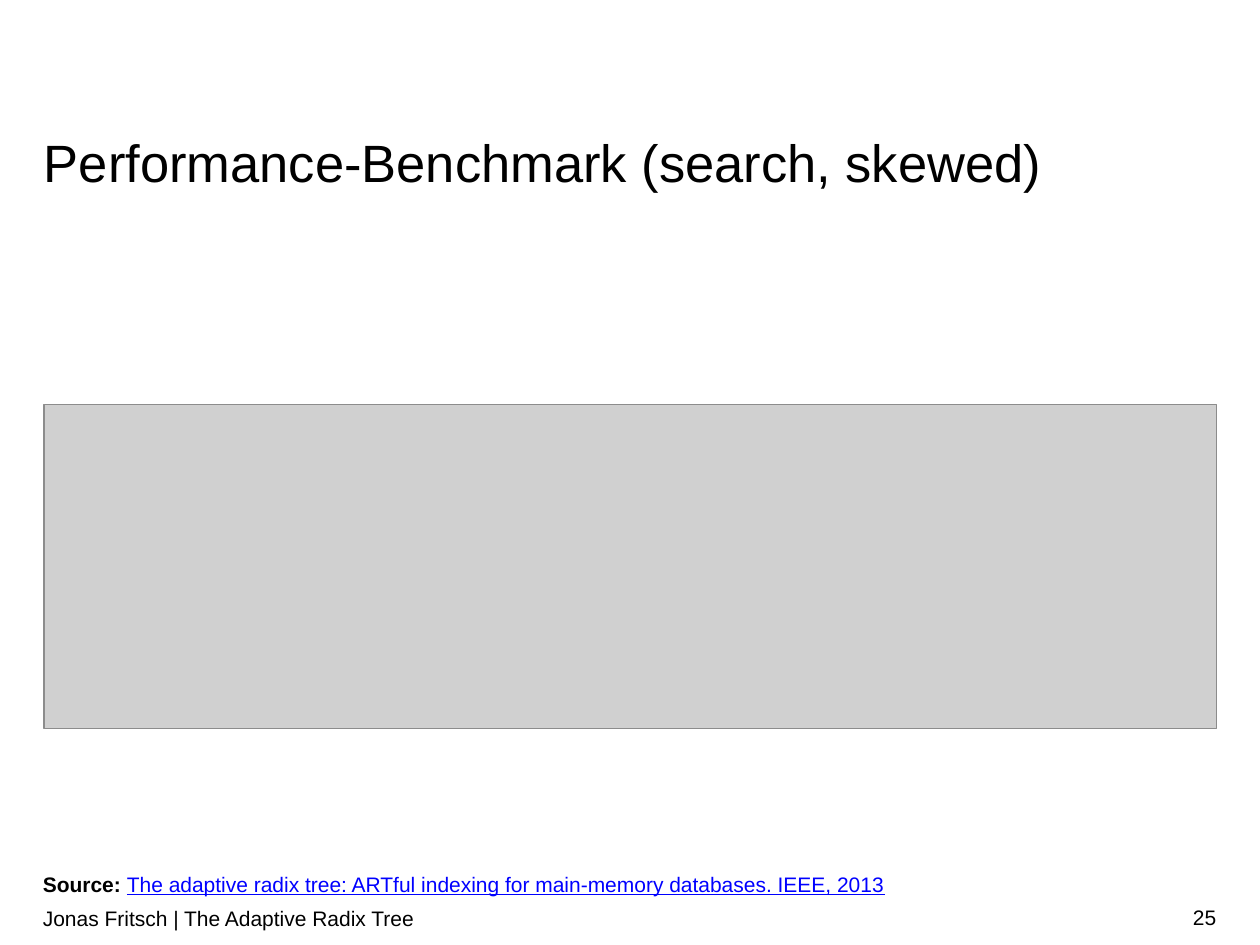
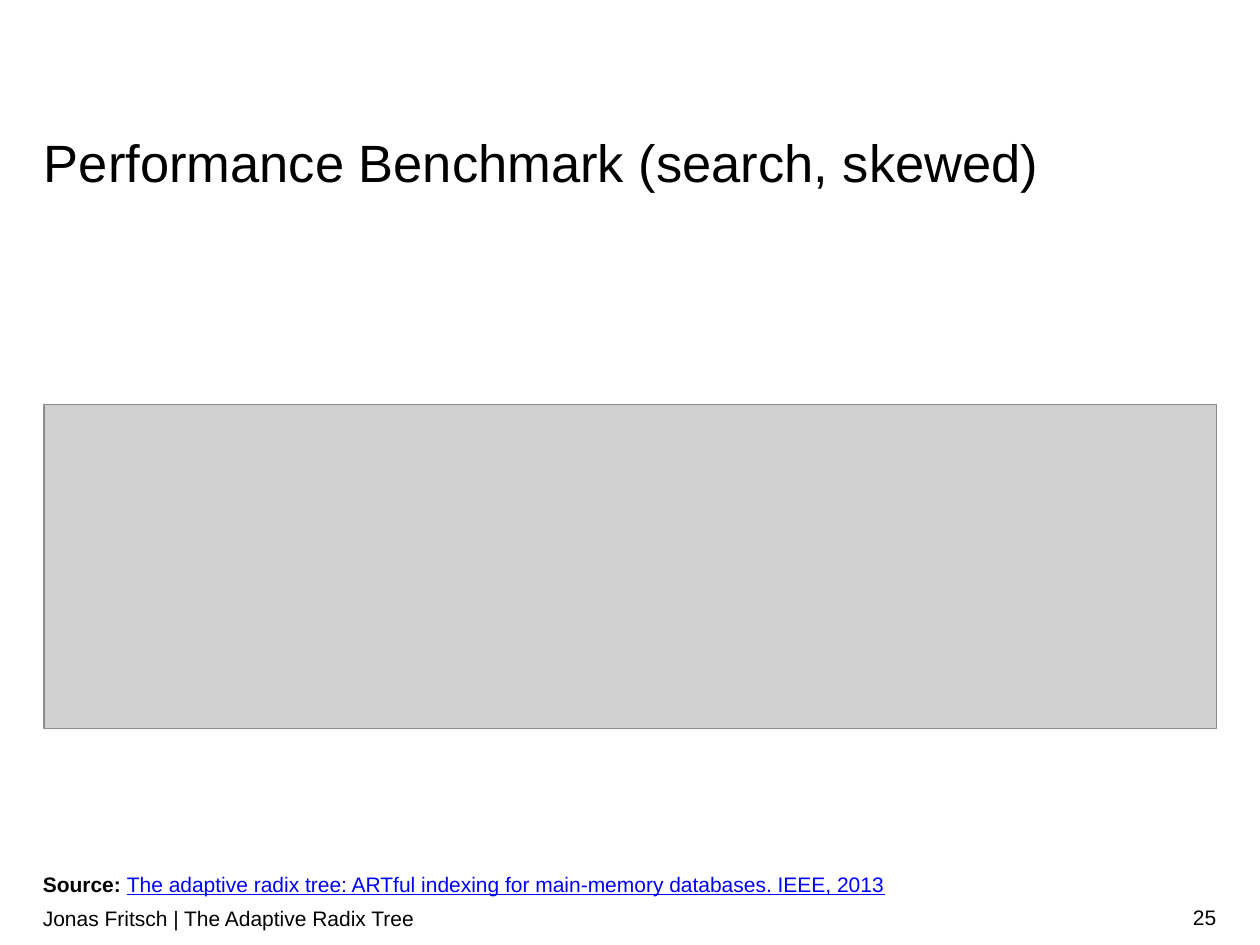
Before and after one commit to atalantus/The-Adaptive-Radix-Tree, a slide deck: slide 25 of Presentation/The Adaptive Radix Tree.pptx. Drawn at 1260x945 pixels with LibreOffice and Linux fonts; fonts in the diff are those of the drawing; grey boxes stand for pictures; background and template pictures are left out. Boxes give left, top, right and bottom in pixels: in the first picture for what was removed or moved away, otherwise in the second. Text is boxed around its words. In the diff, an @@ line names an element or a change of style, - is before the commit and + after.

```diff
--- a/Presentation/The Adaptive Radix Tree.pptx
+++ b/Presentation/The Adaptive Radix Tree.pptx
@@ title at (44, 144, 1038, 193): text changed @@
-Performance-Benchmark (search, skewed)
+Performance Benchmark (search, skewed)
```
Also in this commit, not shown: 4 other slides changed.
